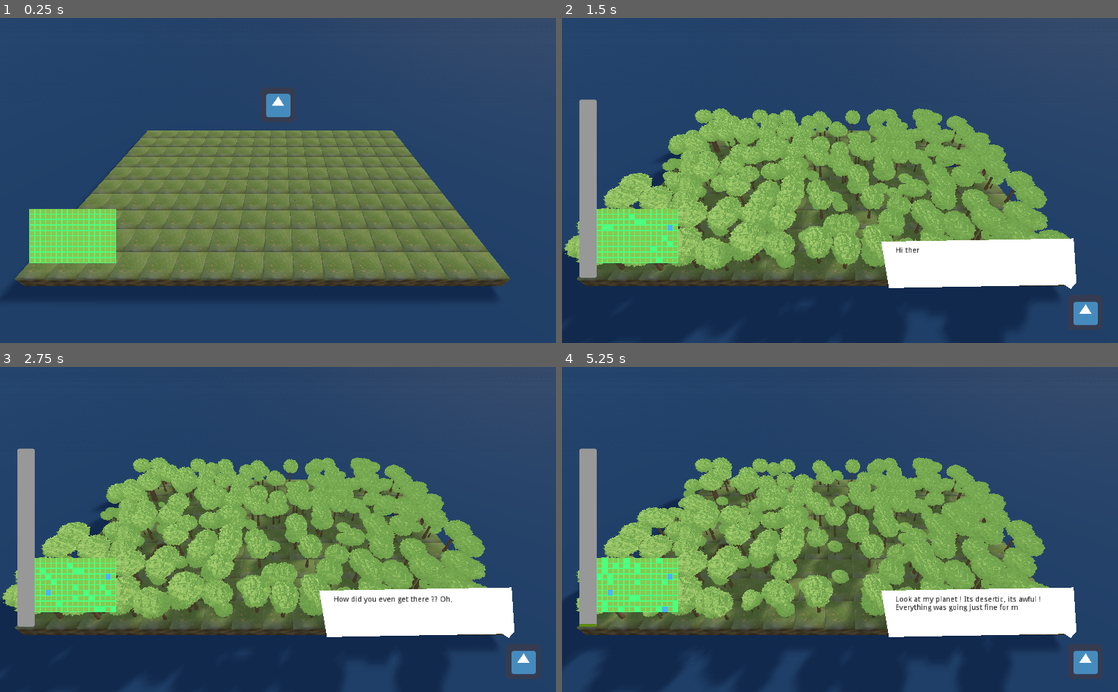
Above: before the commit, frames 1-4 (two rows, left to right).
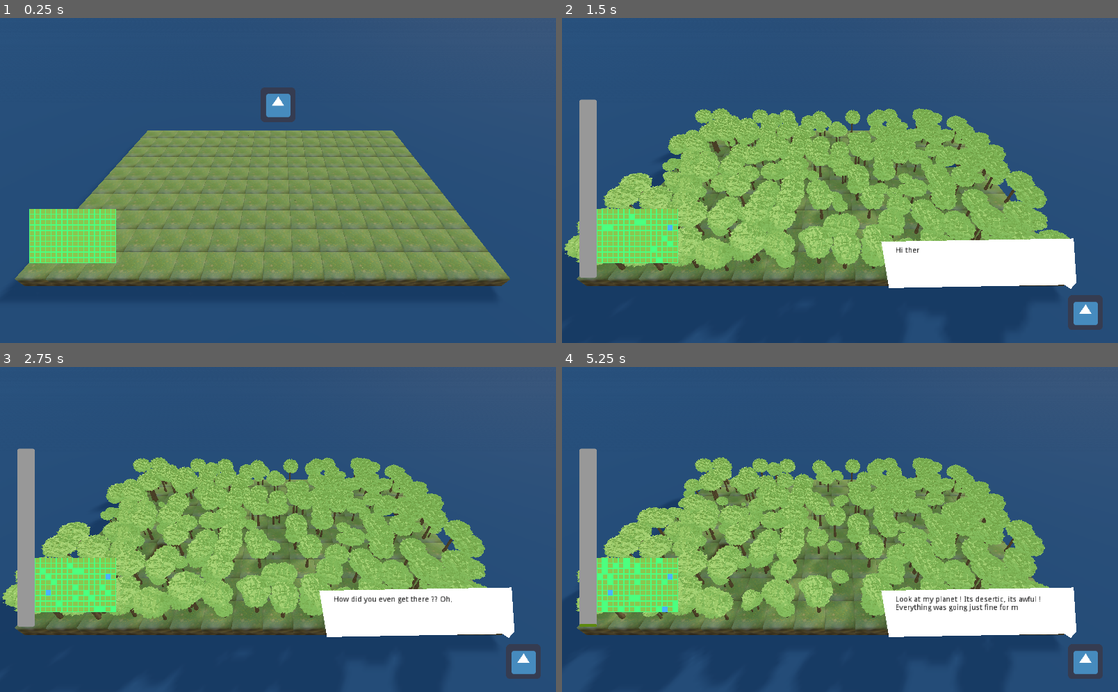
Above: after the commit, the same moments.

Repository: rmonthil-game-jams/scientific-game-jam-2021-team-amber
Game: Godot game, scene res://game/Game.tscn
Two runs of this game, one before a commit and one after it. Both use one fixed random seed, a clock stepped at 60 frames per second and the inputs below. The engine's default icon, where the game draws it, is replaced by a stand-in: a white triangle on a blue panel in a dark square.
Inputs (mouse positions are in pixels of both pictures, inside the frame that each line leads up to):
- Up to frame 1 (0.25 s): no input
- Up to frame 2 (1.5 s): tap Enter at 0.5 s; move the mouse to (962, 164) at 0.52 s; click (962, 164) at 0.67 s; move the mouse to (728, 196) at 1.27 s; click (728, 196) at 1.42 s
- Up to frame 3 (2.75 s): click (417, 614) at 2 s
- Up to frame 4 (5.25 s): click (979, 614) at 2.75 s; click (979, 614) at 3.5 s; move the mouse to (895, 458) at 4.27 s; click (895, 458) at 4.42 s; move the mouse to (812, 594) at 5.02 s; click (812, 594) at 5.17 s

The runs differ from the first frame. In frame 1, 1.8% of the frame differs, in the area x 2-89%, y 35-81%; in frame 2, 9.4%; in frame 3, 9.6%; in frame 4, 9.8%, in the area x 2-88%, y 28-81%.
Error before the commit: Invalid get index '0' (on base: 'int'). (res://modules/achievements/Achievements.gd:51)

Commit message:
Continent detection
signal pas encore implémenté mais y'a la détection possible

Diff:
--- a/default_env.tres
+++ b/default_env.tres
@@ -1,11 +1,6 @@
 [gd_resource type="Environment" load_steps=2 format=2]
 
 [sub_resource type="ProceduralSky" id=1]
-sky_top_color = Color( 0.211765, 0.313726, 0.552941, 1 )
-sky_horizon_color = Color( 0.545098, 0.686275, 0.811765, 1 )
-sky_curve = 0.13
-ground_bottom_color = Color( 0.545098, 0.686275, 0.811765, 1 )
-ground_horizon_color = Color( 0.545098, 0.686275, 0.811765, 1 )
 
 [resource]
 background_mode = 2
--- a/modules/achievements/Achievements.gd
+++ b/modules/achievements/Achievements.gd
@@ -29,12 +29,20 @@
 	# TODO
 	for i in range(width):
 		for j in range(height):
-			var cell : Dictionary = simulation_state[i][j].duplicate()
 			if cellMap[i][j] < 0:
 				ContinentDetection(i,j, indexToSet, simulation_state)
-				indexToSet += 1
+				indexToSet +=1
+	for i in range(width):
+		cellMap.append([])
+		for j in range(height):
+			cellMap[i][j] = -1
+	indexToSet = 0
+	for key in continents.keys():
+		if continents[key] <=1 :
+			continents.erase(key)
 
-	print(continents.size())
+	print(continents)
+	continents.clear()
 
 func ContinentDetection(var i : int, var j :int, var ctnIndex : int, var sim_state):
 	#Register as belonging to a continent
@@ -47,24 +55,56 @@
 	if i >0:
 		if not sim_state[i-1][j].duplicate().type == "water" && cellMap[i-1][j] < 0:
 			ContinentDetection(i-1, j, ctnIndex, sim_state)
-		elif cellMap[i-1][j] >= 0:
-			continents[ctnIndex] += continents[continents[i-1][j]]
-			continents.erase(cellMap[i-1][j])
-	if i < width:
+		elif cellMap[i-1][j] >= 0 && cellMap[i-1][j] != ctnIndex:
+			if continents.has(cellMap[i-1][j]) && continents.has(ctnIndex):
+				continents[ctnIndex] += continents[cellMap[i-1][j]]
+				ChangeContinent(i-1,j,ctnIndex,cellMap[i-1][j], sim_state)
+				continents.erase(cellMap[i-1][j])
+	if i < width-1:
 		if not sim_state[i+1][j].duplicate().type == "water" && cellMap[i+1][j] < 0:
 			ContinentDetection(i+1, j, ctnIndex, sim_state)
-		elif cellMap[i+1][j] >= 0:
-			continents[ctnIndex] += continents[continents[i+1][j]]
-			continents.erase(cellMap[i+1][j])
+		elif cellMap[i+1][j] >= 0 && cellMap[i+1][j] != ctnIndex:
+			if continents.has(cellMap[i+1][j]) && continents.has(ctnIndex):
+				continents[ctnIndex] += continents[cellMap[i+1][j]]
+				ChangeContinent(i+1,j,ctnIndex,cellMap[i+1][j], sim_state)
+				continents.erase(cellMap[i+1][j])
 	if j > 0:
 		if not sim_state[i][j-1].duplicate().type == "water" && cellMap[i][j-1] < 0:
 			ContinentDetection(i, j-1, ctnIndex, sim_state)
-		elif cellMap[i][j-1] >= 0:
-			continents[ctnIndex] += continents[continents[i][j-1]]
-			continents.erase(cellMap[i][j-1])
-	if j < height:
+		elif cellMap[i][j-1] >= 0 && cellMap[i][j-1] != ctnIndex:
+			if continents.has(cellMap[i][j-1]) && continents.has(ctnIndex):
+				continents[ctnIndex] += continents[cellMap[i][j-1]]
+				ChangeContinent(i,j-1,ctnIndex,cellMap[i][j-1], sim_state)
+				continents.erase(cellMap[i][j-1])
+	if j < height-1:
 		if not sim_state[i][j+1].duplicate().type == "water" && cellMap[i][j+1] < 0:
-			ContinentDetection(i-1, j+1, ctnIndex, sim_state)
-		elif cellMap[i][j+1] >= 0:
-			continents[ctnIndex] += continents[continents[i][j+1]]
-			continents.erase(cellMap[i][j+1])
+			ContinentDetection(i, j+1, ctnIndex, sim_state)
+		elif cellMap[i][j+1] >= 0 && cellMap[i][j+1] != ctnIndex:
+			if continents.has(cellMap[i][j+1]) && continents.has(ctnIndex):
+				continents[ctnIndex] += continents[cellMap[i][j+1]]
+				ChangeContinent(i,j+1,ctnIndex,cellMap[i][j+1], sim_state)
+				continents.erase(cellMap[i][j+1])
+
+func ChangeContinent(var i : int, var j :int, var newIndex : int, var oldIndex : int, var sim_state):
+	cellMap[i][j] = newIndex
+	#Recursion to all adjacents
+	if i >0:
+		if sim_state[i-1][j].type == "water":
+			cellMap[i-1][j] = -1
+		elif cellMap[i-1][j] == oldIndex :
+			ChangeContinent(i-1, j, newIndex, oldIndex, sim_state)
+	if i < width-1:
+		if sim_state[i+1][j].type == "water":
+			cellMap[i+1][j] = -1
+		elif cellMap[i+1][j] == oldIndex :
+			ChangeContinent(i+1, j, newIndex, oldIndex, sim_state)
+	if j > 0:
+		if sim_state[i][j-1].type == "water":
+			cellMap[i][j-1] = -1
+		elif cellMap[i][j-1] == oldIndex :
+			ChangeContinent(i, j-1, newIndex, oldIndex, sim_state)
+	if j < height-1:
+		if sim_state[i][j+1].type == "water":
+			cellMap[i][j+1] = -1
+		elif cellMap[i][j+1] == oldIndex :
+			ChangeContinent(i, j+1, newIndex, oldIndex,sim_state)
